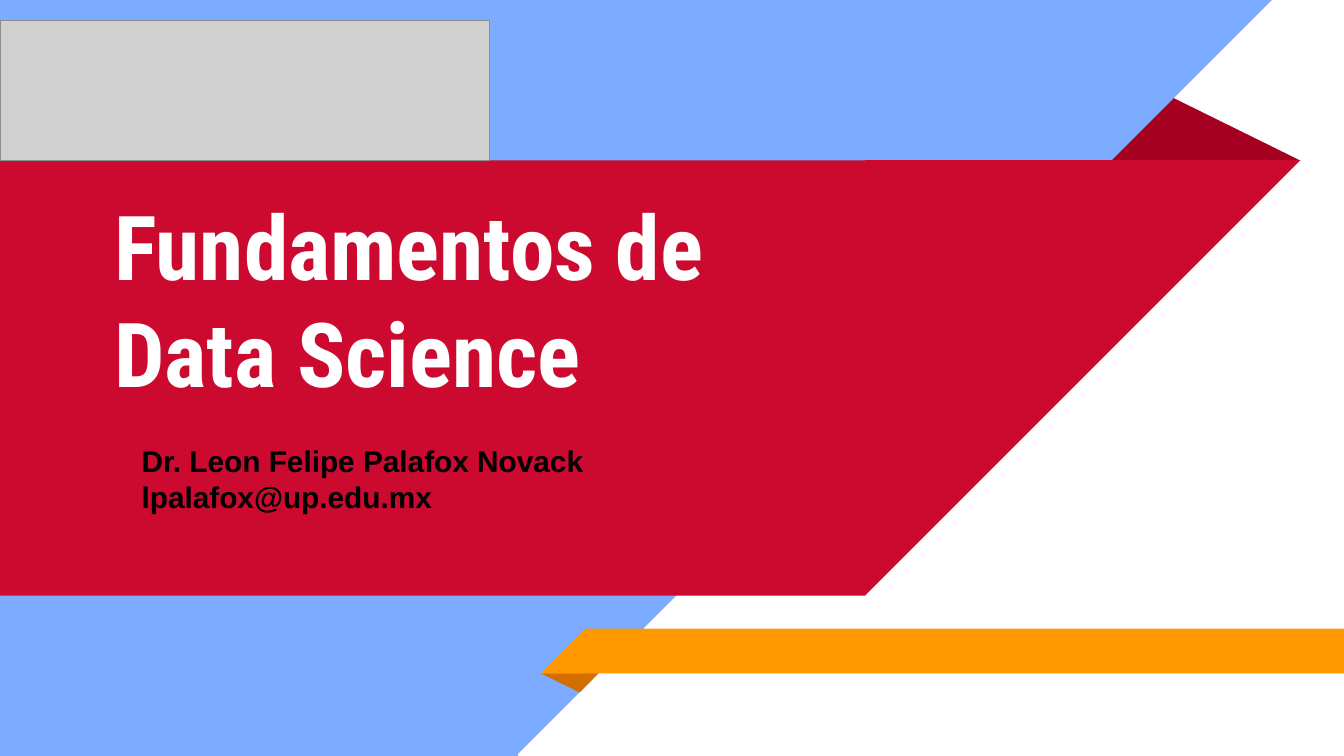
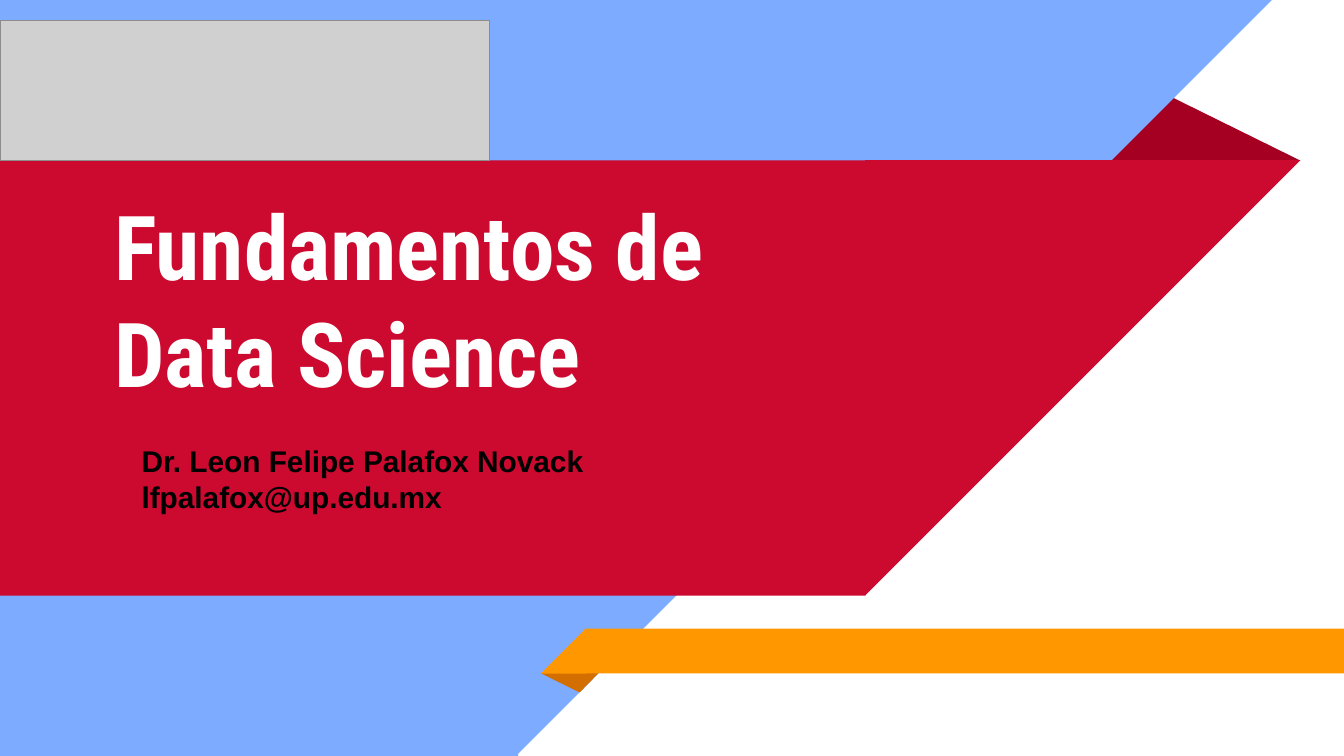
Before and after one commit to leonpalafox/fundamentos_ds, a slide deck: slide 1 of Slides/Clase_5_2020.pptx. Drawn at 1344x756 pixels with LibreOffice and Linux fonts; fonts in the diff are those of the drawing; grey boxes stand for pictures. Boxes give left, top, right and bottom in pixels: in the first picture for what was removed or moved away, otherwise in the second. Text is boxed around its words. In the diff, an @@ line names an element or a change of style, - is before the commit and + after.

```diff
--- a/Slides/Clase_5_2020.pptx
+++ b/Slides/Clase_5_2020.pptx
@@ text at box(142, 486, 442, 514): text changed @@
-lpalafox@up.edu.mx
+lfpalafox@up.edu.mx
```
Also in this commit, not shown: 8 other slides changed, 18 slides added, 2 slides removed, 4 other files.
